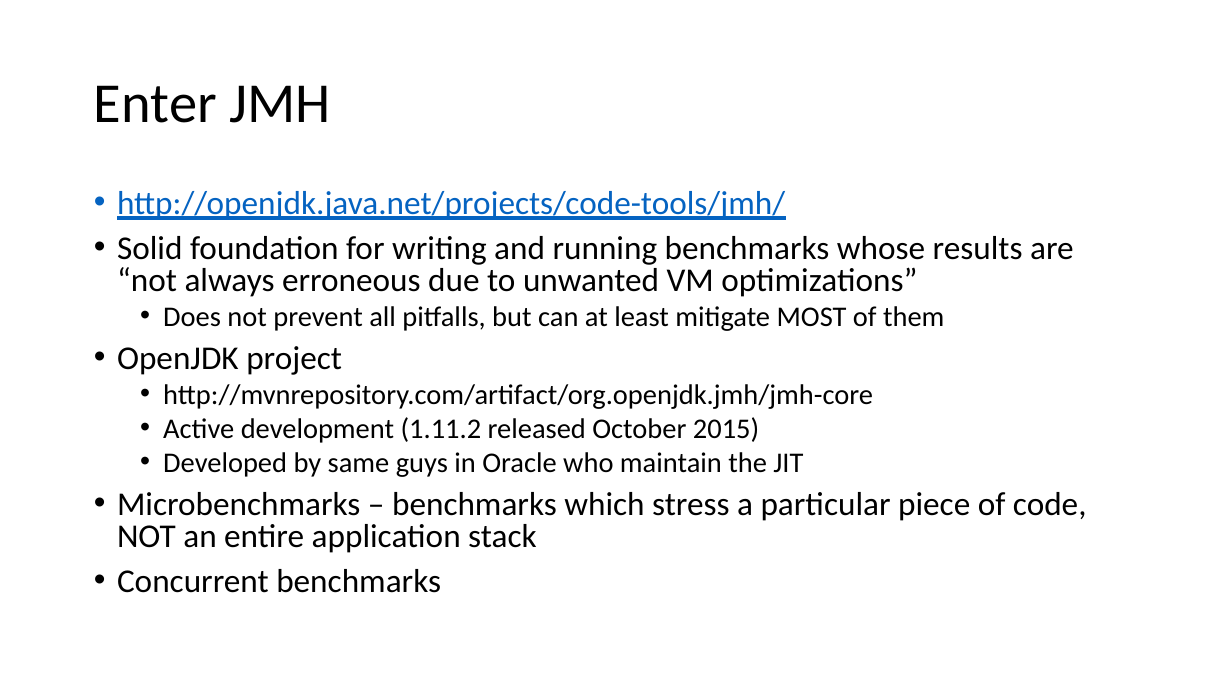
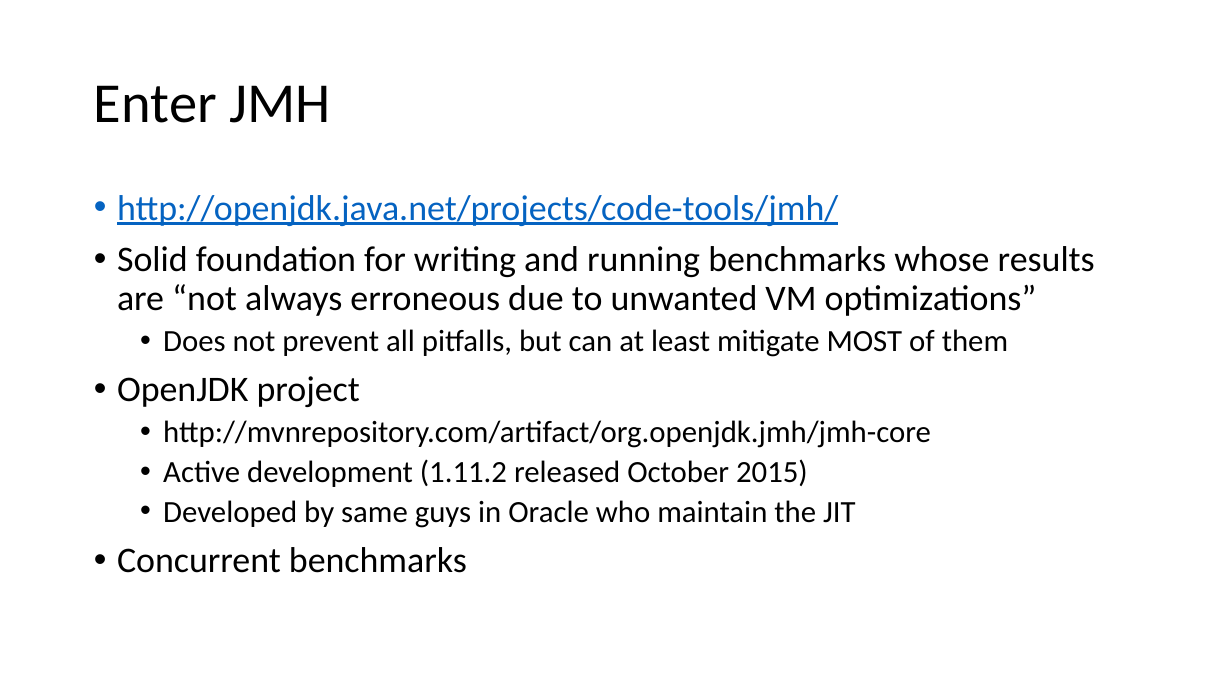
Before and after one commit to tresat/JMH-Presentation, a slide deck: slide 11 of doc/slides.pptx (slide 3 before the commit). Drawn at 1232x693 pixels with LibreOffice and Linux fonts; fonts in the diff are those of the drawing. Boxes give left, top, right and bottom in pixels: in the first picture for what was removed or moved away, otherwise in the second. Text is boxed around its words. In the diff, an @@ line names an element or a change of style, - is before the commit and + after.

```diff
--- a/doc/slides.pptx
+++ b/doc/slides.pptx
@@ text "http://openjdk.java.net/projects/code-tools/jmh/" at box(117, 195, 1095, 573): size 25.9 to 28 pt in "http://openjdk.java.net/projects/code-tools/jmh/", "Solid foundation for writing and running benchmarks ...", "OpenJDK project", "Concurrent benchmarks"; size 22.2 to 24 pt in "Does not prevent all pitfalls, but can ...", "http://mvnrepository.com/artifact/org.openjdk.jmh/jmh-core", "Active development (1.11.2 released October 2015)", "Developed by same guys in Oracle who ..."; line spacing 0.8 to 0.9 @@
@@ text at box(117, 492, 1087, 553): paragraph removed @@
-• Microbenchmarks – benchmarks which stress a particular piece of code, NOT an entire application stack
```
Also in this commit, not shown: 2 other slides changed, 8 slides added, 6 other files.
